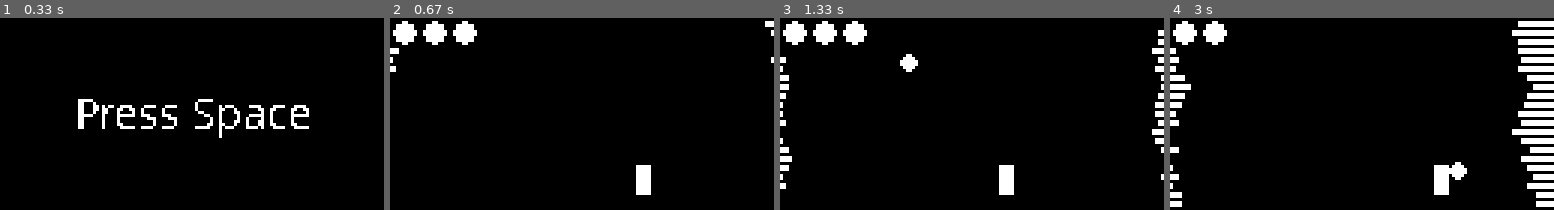
Above: before the commit, frames 1-4 (left to right).
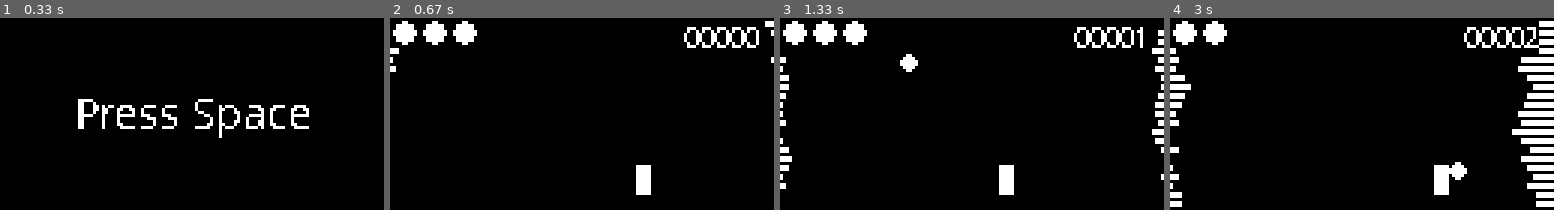
Above: after the commit, the same moments.

Repository: itay-mal/single_button_game
Game: pygame game, started from pantherRoads.py
Same seed, same stepped clock (60 frames per second), same inputs: the game is played once before the commit and once after it.
Inputs:
- Up to frame 1 (0.33 s): no input
- Up to frame 2 (0.67 s): tap Space at 0.33 s
- Up to frame 3 (1.33 s): tap Space at 0.73, 1.03, 1.23 s
- Up to frame 4 (3 s): tap Space at 1.57, 1.87, 2.07, 2.37, 2.63, 2.97 s

Frame 1 is identical in both runs. In frame 2, 1.0% of the frame differs, in the area x 76-97%, y 4-16%; in frame 3, 0.9%; in frame 4, 1.5%, in the area x 76-97%, y 1-19%.

Commit message:
Update scoreboard.py

Diff:
--- a/scoreboard.py
+++ b/scoreboard.py
@@ -1,6 +1,5 @@
 import pygame
-
-
+import time
 
 class ScoreBoard:
     def __init__(self, screen: pygame.Surface,
@@ -12,8 +11,11 @@
         self.score = initial_score
         self.box_width = 30
         self.box_height = 10
+        self.last_score_add = time.time()
+        self.screen_width = screen_width
 
     def show(self) -> None:
+        # lives
         rect = pygame.Rect(0, 0, self.box_width, self.box_height)
         pygame.draw.rect(self.screen, (0,0,0), rect)
         for i in range(self.lives):
@@ -22,9 +24,18 @@
                             self.box_height-2,
                             (self.box_width/3) - 2)
 
+        # score
+        textRect = pygame.Rect(self.screen_width - self.box_width, 0, self.box_width, self.box_height)
+        font = pygame.font.SysFont('Comic Sans MS', 10)
+        text = font.render(f"{self.score:05}", False, (255,255,255), (0,0,0))
+        self.screen.blit(text, textRect)
+
     def update(self, wall_coll:bool, bug_coll:bool) -> bool:
         self.lives -= bug_coll and not self.bug_coll_p
         self.bug_coll_p = bug_coll
+        if time.time() - self.last_score_add > 1:
+            self.score += 1
+            self.last_score_add = time.time()
         return not self.lives or wall_coll
 
 
